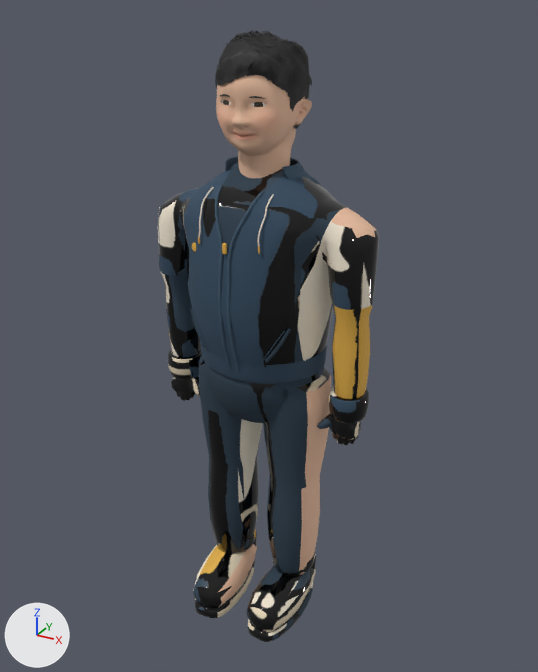
A saved change to the glTF model models/atrium/residents/you-master.glb.
Both versions are drawn from a 50 mm lens placed at (0.915, -1.629, 1.691), pointed at (0.008, 0.019, 0.867). Arrows for +X, +Y and +Z are at lower left; the lights stay in place. The older version comes first. Where no turn or scale is listed for an object, it has been applied to the vertices. Vertices at exactly the same position are counted once.

Names of what the first picture shows: 'HairAuthored_short01', 'Head', 'SkinnedArticulationCore', 'VisualRoot_Surface_fabric' and 3 more.
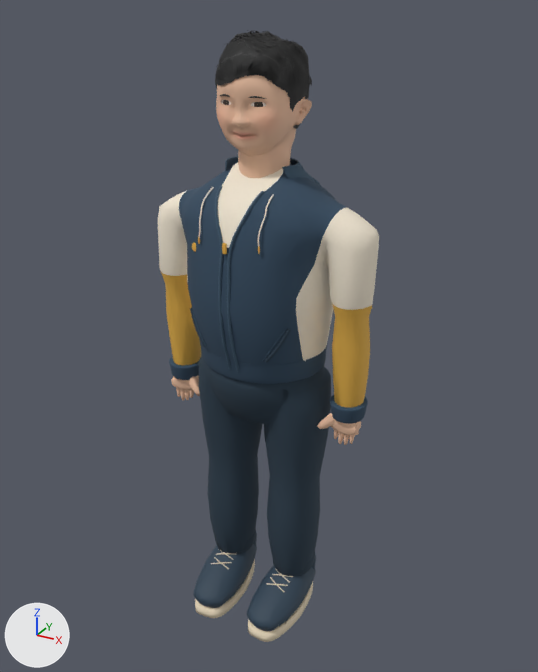
Where the change shows, as pixel boxes (x1, y1, x2, y2) in the pictures (538 x 672 px; the box of a moved part takes in the faces that stretch with it):
part 1 of me_skinnedarticulationcoremesh, moved or reshaped: before (317, 386, 369, 445); after (317, 395, 368, 445)
part 2 of me_skinnedarticulationcoremesh, moved or reshaped: before (168, 349, 202, 401); after (169, 357, 200, 400)
part 3 of me_skinnedarticulationcoremesh, cut back: before (193, 545, 313, 631); after (193, 545, 309, 631)
part 4 of me_skinnedarticulationcoremesh, surface changed: (158, 162, 379, 642) in both

Edits to the bpy script that builds the scene:
```text
Change me_skinnedarticulationcoremesh:
    used by ob_skinnedarticulationcore; location = (0.0, 0.0, 0.0)
    remove me_skinnedarticulationcoremesh.from_pydata(...)  # 6308 vertices, 12520 faces; spans x -0.313..0.313, y -0.207..0.184, z 0.002..1.34
    add me_skinnedarticulationcoremesh.from_pydata(...)  # 6552 vertices, 12984 faces; spans x -0.313..0.313, y -0.207..0.184, z 0.002..1.34
    me_skinnedarticulationcoremesh part 1: 186 vertices moved from x 0.2..0.313, y -0.057..0.057, z 0.613..0.769 to x 0.2..0.31, y -0.053..0.053, z 0.613..0.742; 416 vertices removed from x 0.188..0.311, y -0.041..0.04, z 0.612..0.769; 384 vertices added at x 0.19..0.307, y -0.041..0.036, z 0.612..0.742
    me_skinnedarticulationcoremesh part 2: 169 vertices moved from x -0.313..-0.206, y -0.057..0.057, z 0.684..0.769 to x -0.31..-0.21, y -0.053..0.053, z 0.685..0.742; 423 vertices removed from x -0.311..-0.188, y -0.041..0.04, z 0.612..0.769; 391 vertices added at x -0.307..-0.189, y -0.04..0.036, z 0.612..0.742
    me_skinnedarticulationcoremesh part 3: 194 vertices moved from x -0.168..0.169, y -0.207..-0.069, z 0.046..0.14 to x -0.168..0.168, y -0.207..-0.069, z 0.045..0.133; 46 vertices removed from x -0.169..0.168, y -0.19..-0.01, z 0.05..0.148; 654 vertices added at x -0.168..0.168, y -0.19..-0.005, z 0.049..0.193
    me_skinnedarticulationcoremesh part 4: 9709 kept faces spanning x -0.313..0.313, y -0.207..0.184, z 0.002..1.34 get new texture (UV) coordinates
    other edits to the shape of me_skinnedarticulationcoremesh do not show in these pictures
```
